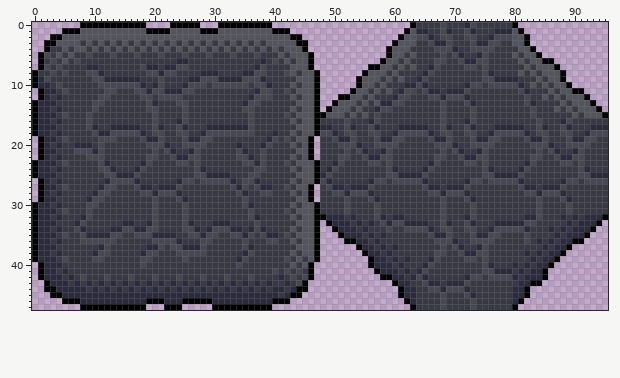
A sprite sheet gets an edit: Assets/Images/tiles/rocks.png. Above, as it was before the edit.
The file is 96x48 pixels.
New version:
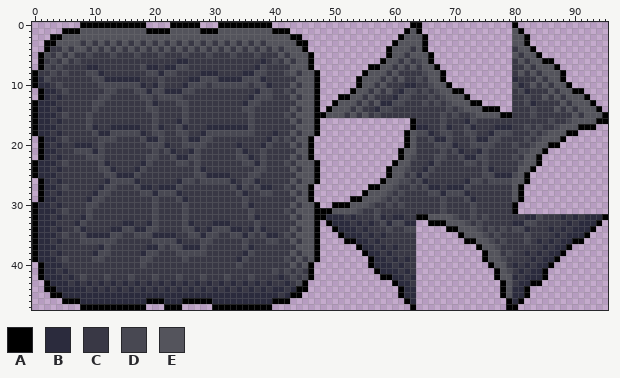
Palette (. is transparent): A #000000  B #2b2b3d  C #393845  D #484852  E #54545c
Author's note on the commit: Added inside corner rocks
What changed:
y 0: x 64..79 CCCCDCCCBDCCCCCC -> A...............
y 1: x 64..79 BBCCDBCCDBCCCBBB -> A...............
y 2: x 64..79 DDBCDDCCDDCCBDDD -> EA..............
y 3: x 64..79 CCDBBDCCCDBBDDCC -> EA..............
y 4: x 64..79 CCCDDDBCCDDDDCCC -> EA..............
y 5: x 64..79 CCCCDCDBCCBDCCCC -> EEA.............
y 6: x 64..79 CCCDDCCDBBDDCCCC -> DEA.............
y 7: x 65..79 CBDCCCCDDCDCCCC -> EEA............
y 8: x 65..79 BDCCCCCCCCDBCCC -> DEEA...........
y 9: x 64..79 BDCCCCCCCCCDDBBB -> DCEEA...........
y 10: x 64..79 DBCCCCCCBDDCDDDD -> CCDEEA..........
y 11: x 66..79 BBCBBBDCCCCCCC -> CDEEAA........
y 12: x 67..79 DBDDDBCCCCCCC -> CDEEEA.......
y 13: x 65 C -> D; x 67..79 CDCCCDBCCCCCC -> DCDEEEAA.....
y 14: x 68..69 DC -> CD; x 71..79 CCDCCCCCC -> DEEEAAA..
y 15: x 70 C -> D; x 74..79 CCCCCC -> EEEEAA
y 16: x 48..63 CCCCDCCCBDCCCCCC -> ...............A; x 84 D -> C; x 86 C -> D; x 88 B -> C; x 90..95 CCCCCC -> EEEEAA
y 17: x 48..63 BBCCDBCCDBCCCBBB -> ...............A; x 80..82 BBC -> CCD; x 85 B -> C; x 87..95 CDBCCCBBB -> DEEEAAA..
y 18: x 48..63 DDBCDDCCDDCCBDDD -> ..............AE; x 80..84 DDBCD -> CCCDC; x 86..95 CCDDCCBDDD -> EEEAA.....
y 19: x 48..63 CCDBBDCCCDBBDDCC -> ..............AE; x 83..95 BBDCCCDBBDDCC -> CDEEEA.......
y 20: x 48..63 CCCDDDBCCDDDDCCC -> ..............AE; x 80 C -> D; x 84..95 DDBCCDDDDCCC -> EEAA........
y 21: x 48..63 CCCCDCDBCCBDCCCC -> .............AEE; x 81..95 CCCDCDBCCBDCCCC -> DDEEA..........
y 22: x 48..63 CCCDDCCDBBDDCCCC -> .............AED; x 80 C -> D; x 82..95 CDDCCDBBDDCCCC -> EEA...........
y 23: x 48..62 CCBDCCCCDDCDCCC -> ............AEE; x 81..95 CBDCCCCDDCDCCCC -> DEEA...........
y 24: x 48..62 CBDCCCCCCCCDBCC -> ...........AEED; x 81..95 BDCCCCCCCCDBCCC -> EEA............
y 25: x 48..63 BDCCCCCCCCCDDBBB -> ...........AEECD; x 80..95 BDCCCCCCCCCDDBBB -> DEA.............
y 26: x 48..60 DBCCCCCCBDDCD -> ..........AEE; x 63 D -> C; x 80..95 DBCCCCCCBDDCDDDD -> EEA.............
y 27: x 48..60 CDBBCBBBDCCCC -> ........AAEED; x 63 C -> D; x 80..95 CDBBCBBBDCCCCCCC -> EA..............
y 28: x 48..59 CCDDBDDDBCCC -> .......AEEED; x 61 C -> D; x 80..95 CCDDBDDDBCCCCCCC -> EA..............
y 29: x 48..58 CCCCDCCCDBC -> .....AAEEED; x 60 C -> D; x 80..95 CCCCDCCCDBCCCCCC -> EA..............
y 30: x 48..57 CCCCDCCCCD -> ..AAAEEEDC; x 59 C -> D; x 61 C -> D; x 80..95 CCCCDCCCCDCCCCCC -> A...............
y 31: x 48..54 CCCCDCC -> AAEEEED; x 80..95 CCCCDCCCCDCCCCCC -> A...............
y 32: x 64..70 CCCCDCC -> AAEEEED; x 72 B -> C; x 75 C -> D
y 33: x 64..71 BBCCDBCC -> ..AAAEEE; x 73..74 BC -> CD; x 77..79 BBB -> CCC
y 34: x 64..74 DDBCDDCCDDC -> .....AAEEED; x 76..77 BD -> DC; x 79 D -> C
y 35: x 64..76 CCDBBDCCCDBBD -> .......AEEEDC
y 36: x 64..75 CCCDDDBCCDDD -> ........AAEE; x 78 C -> D
y 37: x 64..77 CCCCDCDBCCBDCC -> ..........AEED
y 38: x 64..77 CCCDDCCDBBDDCC -> ...........AEE; x 79 C -> D
y 39: x 64..78 CCBDCCCCDDCDCCC -> ...........AEED
y 40: x 64..78 CBDCCCCCCCCDBCC -> ............AEE
y 41: x 64..79 BDCCCCCCCCCDDBBB -> .............AED
y 42: x 64..79 DBCCCCCCBDDCDDDD -> .............AEE
y 43: x 64..79 CDBBCBBBDCCCCCCC -> ..............AE
y 44: x 64..79 CCDDBDDDBCCCCCCC -> ..............AE
y 45: x 64..79 CCCCDCCCDBCCCCCC -> ..............AE
y 46..47: x 64..79 CCCCDCCCCDCCCCCC -> ...............A
Boxes around the changes in both pictures, in picture pixels (x1, y1, x2, y2):
changed: (320, 22, 608, 310)
